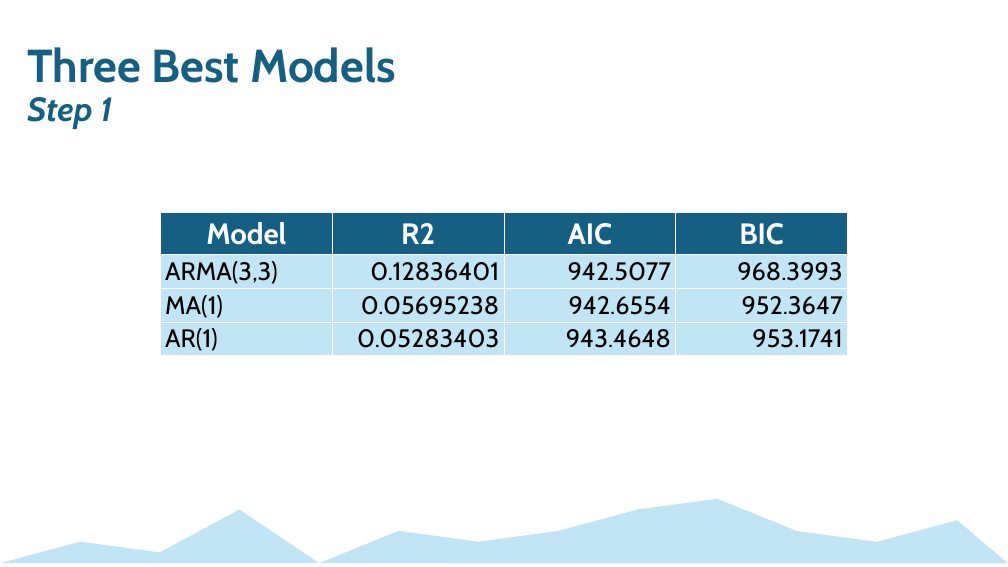
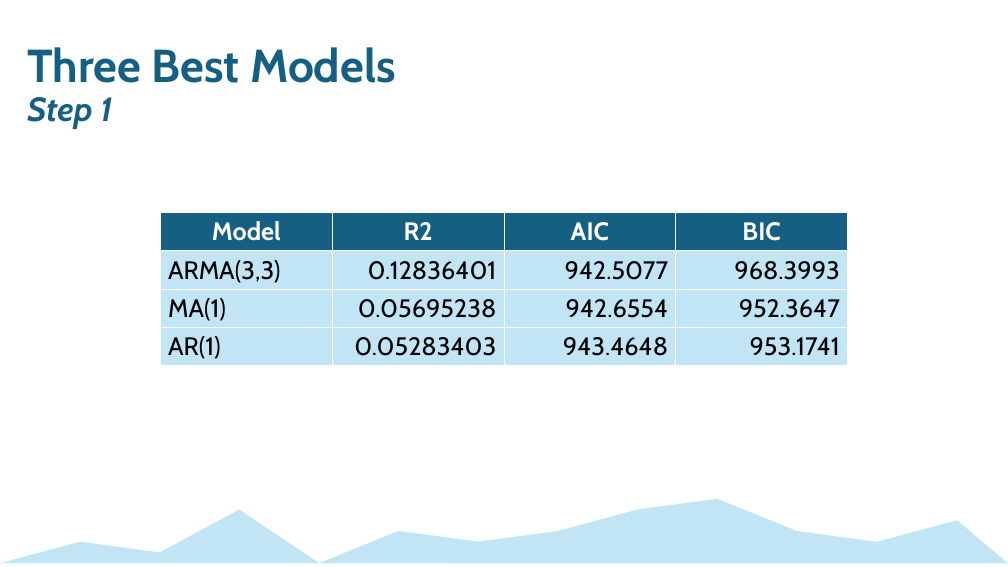
Before and after one commit to mckenzie-maidl/data5305-traffic-predictions, a slide deck: slide 3 of Presentations/Step2Presentation_ECON5305_DataTranslationChallenge.pptx. Drawn at 1008x567 pixels with LibreOffice and Linux fonts; fonts in the diff are those of the drawing. Boxes give left, top, right and bottom in pixels: in the first picture for what was removed or moved away, otherwise in the second. Text is boxed around its words. In the diff, an @@ line names an element or a change of style, - is before the commit and + after.

```diff
--- a/Presentations/Step2Presentation_ECON5305_DataTranslationChallenge.pptx
+++ b/Presentations/Step2Presentation_ECON5305_DataTranslationChallenge.pptx
@@ table at [160,212,847,364] @@
@@ size 28 to 24 pt in "Model", "R2", "AIC", "BIC" @@
```
Also in this commit, not shown: 6 other slides changed, 2 other files.
